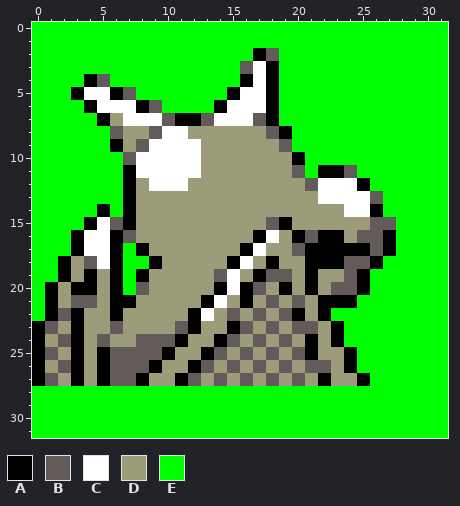
File history of a pixel-art sprite, graphics/pokemon/aerodactyl/back.png. This is how it looked before the edit.
The file is 64x64 pixels, drawn in blocks of 2x2; one block is one cell here.
Palette (. is transparent): A #000000  B #635a5a  C #ffffff  D #9c9c7b  E #00ff00
Pixels before, first column x 0:
 0 EEEEEEEEEEEEEEEEEEEEEEEEEEEEEEEE
 1 EEEEEEEEEEEEEEEEEEEEEEEEEEEEEEEE
 2 EEEEEEEEEEEEEEEEEABEEEEEEEEEEEEE
 3 EEEEEEEEEEEEEEEEBCAEEEEEEEEEEEEE
 4 EEEEABEEEEEEEEEEACAEEEEEEEEEEEEE
 5 EEEACCABEEEEEEEACCAEEEEEEEEEEEEE
 6 EEEEACCCABEEEEACCCAEEEEEEEEEEEEE
 7 EEEEEADCCCBAABCCCBAEEEEEEEEEEEEE
 8 EEEEEEBDDBCCDDDDDDBAEEEEEEEEEEEE
 9 EEEEEEADBCCCCDDDDDDBEEEEEEEEEEEE
10 EEEEEEEBCCCCCDDDDDDDAEEEEEEEEEEE
11 EEEEEEEACCCCCDDDDDDDBEAABEEEEEEE
12 EEEEEEEADCCCDDDDDDDDDBCCCAEEEEEE
13 EEEEEEEADDDDDDDDDDDDDDCCCCBEEEEE
14 EEEEEAEADDDDDDDDDDDDDDDDCCAEEEEE
15 EEEEACBADDDDDDDDDDBADDDDDDBBEEEE
16 EEEACCABDDDDDDDDDACDABAADBBAEEEE
17 EEEACCAEADDDDDDDACDDBAAAAABAEEEE
18 EEADBCAEEADDDDDACDADDAAABBAEEEEE
19 EEADADAEADDDDDBCDABBDADDBAEEEEEE
20 EADAADAEBDDDDDACABDADADBBAEEEEEE
21 EADBBDAADDDDDACDADBDBDAAAEEEEEEE
22 EABADDADDDDDACDBDBDBADAEEEEEEEEE
23 ABDADDBDDDDBADDABDBDBBDAEEEEEEEE
24 ADBADBDDBBBADDABDBDBDADAEEEEEEEE
25 ABDADABBBBADDABDBDBDBADDAEEEEEEE
26 ADBADABBBADDABDBDBDBDBBDAEEEEEEE
27 ABDADABBADDABDBDBDBDBDADDAEEEEEE
28 EEEEEEEEEEEEEEEEEEEEEEEEEEEEEEEE
29 EEEEEEEEEEEEEEEEEEEEEEEEEEEEEEEE
30 EEEEEEEEEEEEEEEEEEEEEEEEEEEEEEEE
31 EEEEEEEEEEEEEEEEEEEEEEEEEEEEEEEE
After:
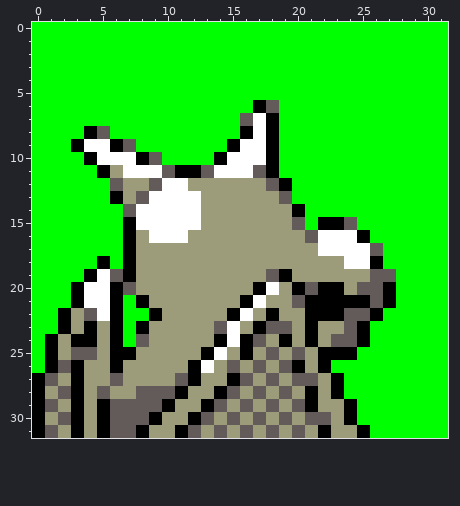
Commit message: Adjusted back sprites for pokemon from A through B.
Change:
Changed rows in their new state; - is an unchanged pixel.
first column x 0:
 2 -----------------EE---------
 3 ----------------EEE---------
 4 ----EE----------EEE---------
 5 ---EEEEE-------EEEE---------
 6 ----EEEEEE----EEEAB---------
 7 -----EEEEEEEEEEEBC----------
 8 ----ABEEEEEEEEEEACAE--------
 9 ---ACC-BEEEEEEEACCAE--------
10 ----ACCCABEEEEACCCAEE-------
11 -----ADC--BAABCCCBAEE-EEE---
12 ------BD-B--------BAEEEEEE--
13 ------ADBCCCC------BEEEEEEE-
14 -----E-BCCCCC-------AEEEEEE-
15 ----EEE-CCCCC-----DDBEAABEEE
16 ---EEEEA-CCC-----DD-D-CCCAEE
17 ---EEEEAD-------DD--DDCCCC-E
18 --EEEAEADD-----DD-D--DDDCC--
19 --EE-CBAD-----DD-D-A-D--DDBB
20 -EE-CC-BD-----DDDACDABAADBBA
21 -EEACC-EA----DD--CD--A---ABA
22 -EADBC-EEA--DD-ACDADDA-ABBA-
23 EEADA-AEA--DD-BCDA-BDA-DBA--
24 EAD-ADAE-DDD---CA--A---BBA--
25 EA-BBDAADDD---C-A----DAA----
26 EA---DADDD---C------ADAEE---
27 -----D-DD--BA-DA-----BDAEE--
28 ADBADBDDBBBADDABDBDBDADA----
29 ABDADABBBBADDABDBDBDBADDA---
30 ADBADABBBADDABDBDBDBDBBDA---
31 ABDADABBADDABDBDBDBDBDADDA--
Pixel boxes of the changes (left, top, right, bottom) in both pictures:
changed: (32, 48, 396, 438)
